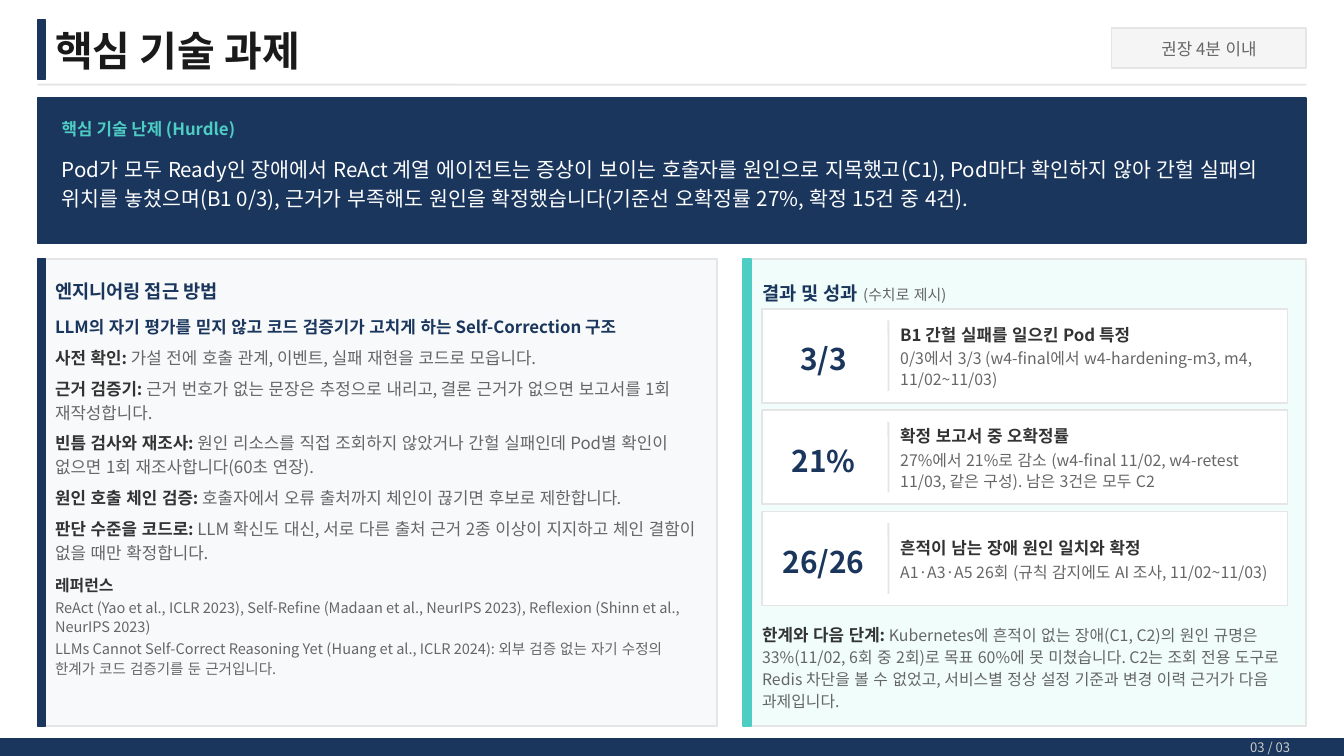
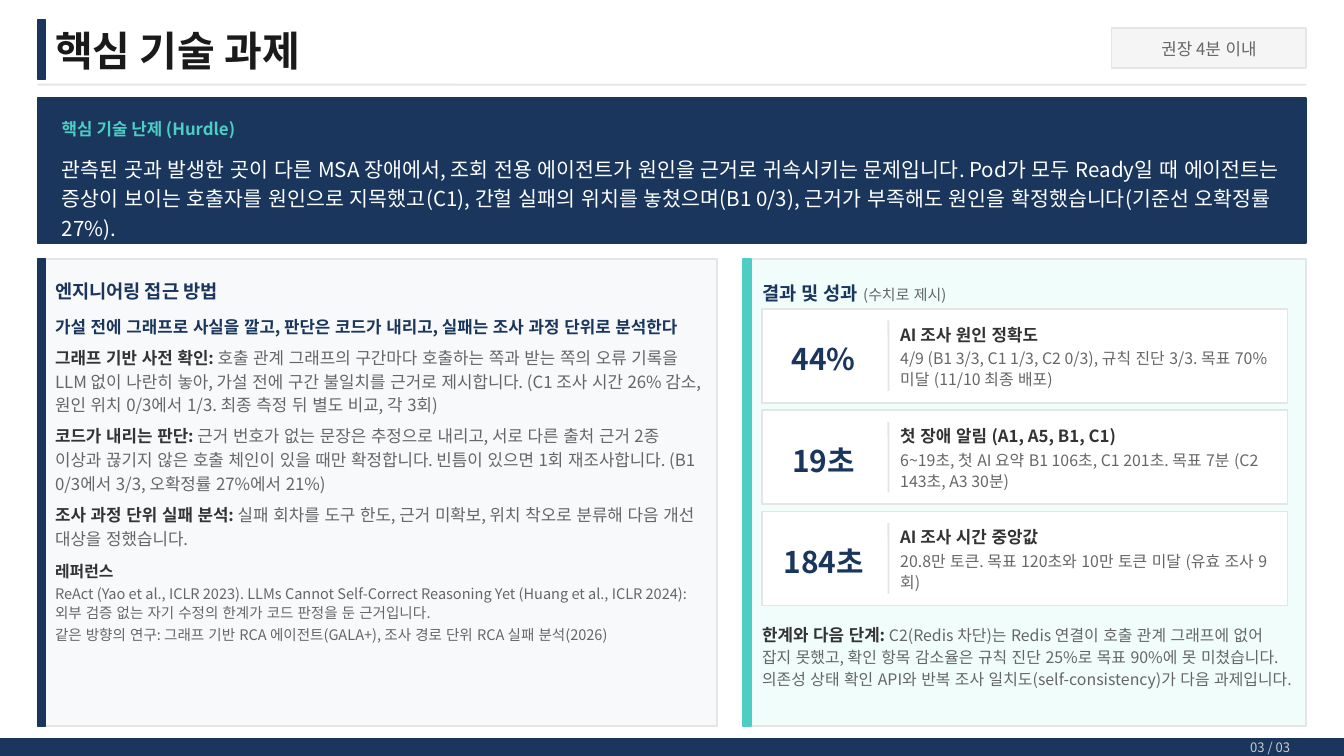
Before and after one commit to skax-jihyeryu/KubeGuardian, a slide deck: slide 4 of docs/산출물/AI_Master_Project_최종발표_류지혜_11791.pptx. Drawn at 1344x756 pixels with LibreOffice and Linux fonts; fonts in the diff are those of the drawing. Boxes give left, top, right and bottom in pixels: in the first picture for what was removed or moved away, otherwise in the second. Text is boxed around its words. In the diff, an @@ line names an element or a change of style, - is before the commit and + after.

Commit message:
docs(deliverables): 최종 발표 장표에 KPI와 기술 과제 반영 (#251)

```diff
--- a/docs/산출물/AI_Master_Project_최종발표_류지혜_11791.pptx
+++ b/docs/산출물/AI_Master_Project_최종발표_류지혜_11791.pptx
@@ text at bbox=[62, 160, 1279, 240]: text changed @@
-Pod가 모두 Ready인 장애에서 ReAct 계열 에이전트는 증상이 보이는 호출자를 원인으로 지목했고(C1), Pod마다 확인하지 않아 간헐 실패의 위치를 놓쳤으며(B1 0/3), 근거가 부족해도 원인을 확정했습니다(기준선 오확정률 27%, 확정 15건 중 4건).
+관측된 곳과 발생한 곳이 다른 MSA 장애에서, 조회 전용 에이전트가 원인을 근거로 귀속시키는 문제입니다. Pod가 모두 Ready일 때 에이전트는 증상이 보이는 호출자를 원인으로 지목했고(C1), 간헐 실패의 위치를 놓쳤으며(B1 0/3), 근거가 부족해도 원인을 확정했습니다(기준선 오확정률 27%).
@@ text at bbox=[55, 319, 701, 547]: text changed @@
-LLM의 자기 평가를 믿지 않고 코드 검증기가 고치게 하는 Self-Correction 구조
-사전 확인: 가설 전에 호출 관계, 이벤트, 실패 재현을 코드로 모읍니다.
-근거 검증기: 근거 번호가 없는 문장은 추정으로 내리고, 결론 근거가 없으면 보고서를 1회 재작성합니다.
-빈틈 검사와 재조사: 원인 리소스를 직접 조회하지 않았거나 간헐 실패인데 Pod별 확인이 없으면 1회 재조사합니다(60초 연장).
-원인 호출 체인 검증: 호출자에서 오류 출처까지 체인이 끊기면 후보로 제한합니다.
-판단 수준을 코드로: LLM 확신도 대신, 서로 다른 출처 근거 2종 이상이 지지하고 체인 결함이 없을 때만 확정합니다.
+가설 전에 그래프로 사실을 깔고, 판단은 코드가 내리고, 실패는 조사 과정 단위로 분석한다
+그래프 기반 사전 확인: 호출 관계 그래프의 구간마다 호출하는 쪽과 받는 쪽의 오류 기록을 LLM 없이 나란히 놓아, 가설 전에 구간 불일치를 근거로 제시합니다. (C1 조사 시간 26% 감소, 원인 위치 0/3에서 1/3. 최종 측정 뒤 별도 비교, 각 3회)
+코드가 내리는 판단: 근거 번호가 없는 문장은 추정으로 내리고, 서로 다른 출처 근거 2종 이상과 끊기지 않은 호출 체인이 있을 때만 확정합니다. 빈틈이 있으면 1회 재조사합니다. (B1 0/3에서 3/3, 오확정률 27%에서 21%)
+조사 과정 단위 실패 분석: 실패 회차를 도구 한도, 근거 미확보, 위치 착오로 분류해 다음 개선 대상을 정했습니다.
@@ text at bbox=[900, 326, 1267, 388]: text changed @@
-B1 간헐 실패를 일으킨 Pod 특정
-0/3에서 3/3 (w4-final에서 w4-hardening-m3, m4, 11/02~11/03)
+AI 조사 원인 정확도
+4/9 (B1 3/3, C1 1/3, C2 0/3), 규칙 진단 3/3. 목표 70% 미달 (11/10 최종 배포)
@@ text at bbox=[792, 347, 856, 371]: text changed @@
-3/3
+44%
@@ text at bbox=[792, 447, 855, 473]: text changed @@
-21%
+19초
@@ text at bbox=[900, 428, 1258, 490]: text changed @@
-확정 보고서 중 오확정률
-27%에서 21%로 감소 (w4-final 11/02, w4-retest 11/03, 같은 구성). 남은 3건은 모두 C2
+첫 장애 알림 (A1, A5, B1, C1)
+6~19초, 첫 AI 요약 B1 106초, C1 201초. 목표 7분 (C2 143초, A3 30분)
@@ text at bbox=[900, 529, 1254, 570]: text changed @@
-흔적이 남는 장애 원인 일치와 확정
-A1·A3·A5 26회 (규칙 감지에도 AI 조사, 11/02~11/03)
+AI 조사 시간 중앙값
+20.8만 토큰. 목표 120초와 10만 토큰 미달 (유효 조사 9회)
@@ text at bbox=[784, 548, 864, 574]: text changed @@
-26/26
+184초
@@ text at bbox=[55, 587, 687, 643]: text changed @@
-ReAct (Yao et al., ICLR 2023), Self-Refine (Madaan et al., NeurIPS 2023), Reflexion (Shinn et al., NeurIPS 2023)
-LLMs Cannot Self-Correct Reasoning Yet (Huang et al., ICLR 2024): 외부 검증 없는 자기 수정의 한계가 코드 검증기를 둔 근거입니다.
+ReAct (Yao et al., ICLR 2023). LLMs Cannot Self-Correct Reasoning Yet (Huang et al., ICLR 2024): 외부 검증 없는 자기 수정의 한계가 코드 판정을 둔 근거입니다.
+같은 방향의 연구: 그래프 기반 RCA 에이전트(GALA+), 조사 경로 단위 RCA 실패 분석(2026)
@@ text at bbox=[762, 627, 1292, 689]: text changed @@
-한계와 다음 단계: Kubernetes에 흔적이 없는 장애(C1, C2)의 원인 규명은 33%(11/02, 6회 중 2회)로 목표 60%에 못 미쳤습니다. C2는 조회 전용 도구로 Redis 차단을 볼 수 없었고, 서비스별 정상 설정 기준과 변경 이력 근거가 다음 과제입니다.
+한계와 다음 단계: C2(Redis 차단)는 Redis 연결이 호출 관계 그래프에 없어 잡지 못했고, 확인 항목 감소율은 규칙 진단 25%로 목표 90%에 못 미쳤습니다. 의존성 상태 확인 API와 반복 조사 일치도(self-consistency)가 다음 과제입니다.
```
Also in this commit, not shown: 1 other slide changed.
